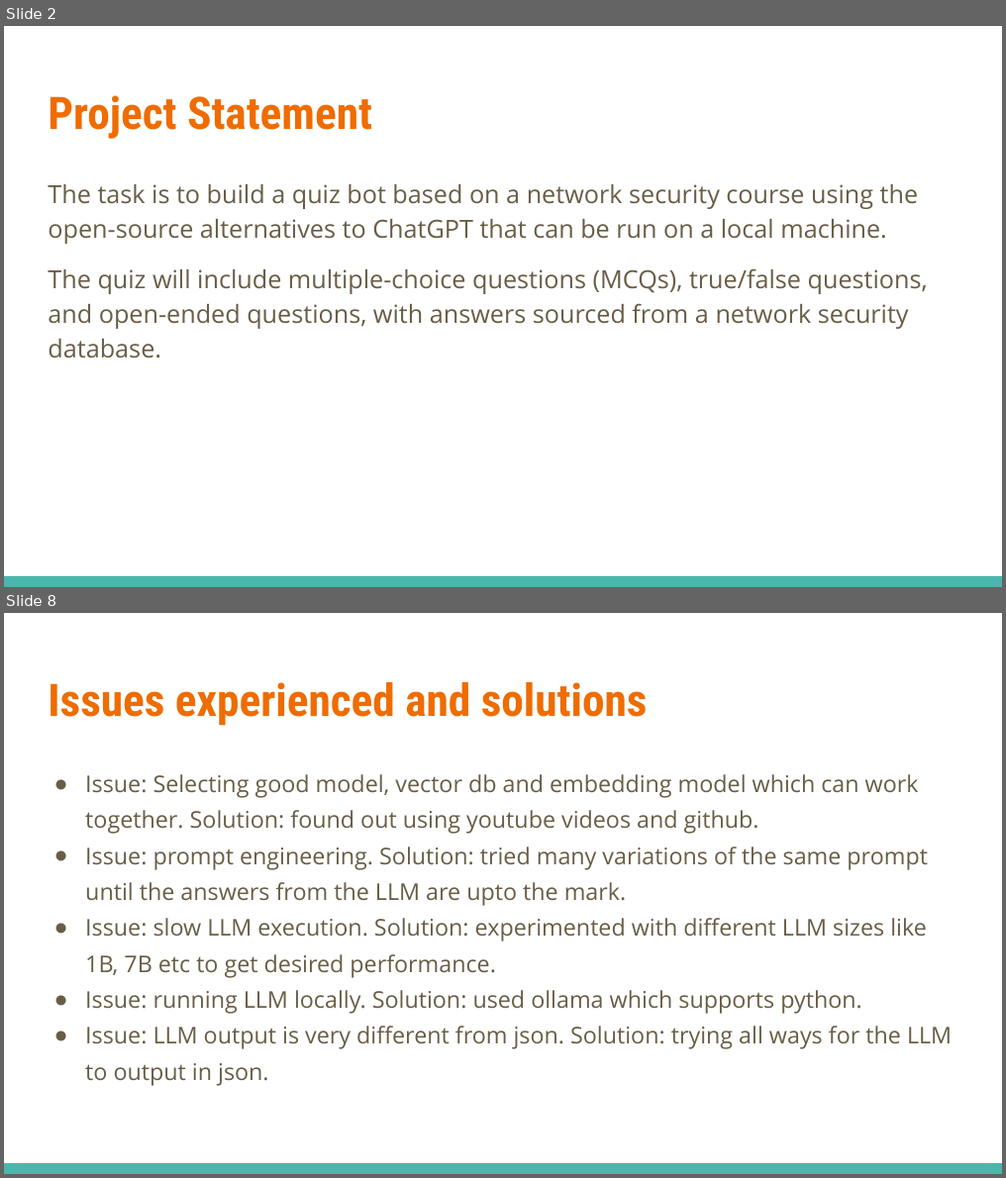
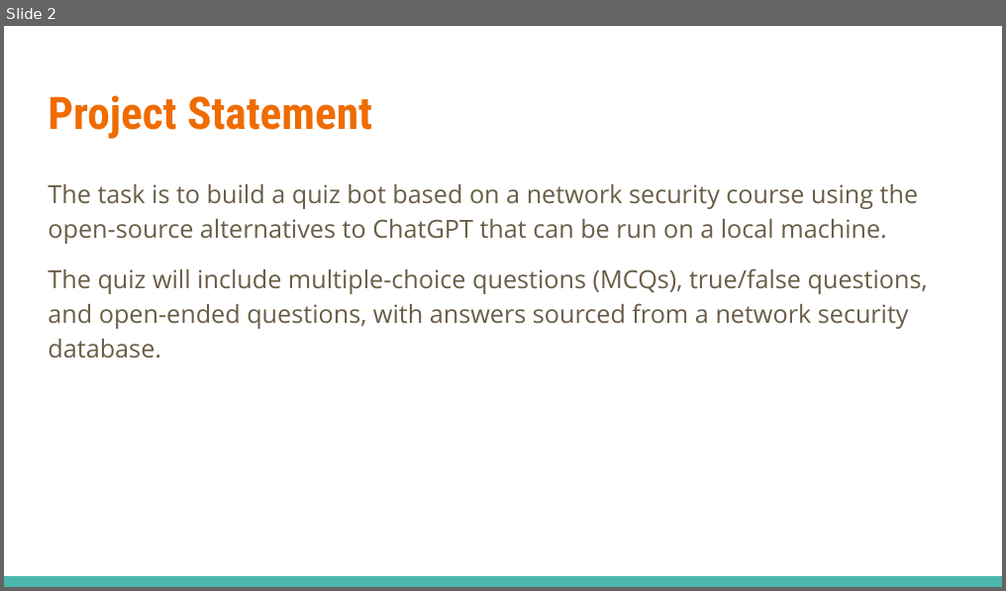
Before and after one commit to tvnikhil/QuizBot, a slide deck: Grp2_presentation.pptx. Shown one above the other, each under a label of ours: slides 2 and 8 before the commit, slide 2 after it; the slides between them are not shown. The pictures are 1006x1178 and 1006x591 pixels, drawn with LibreOffice and Linux fonts; fonts in the diff are those of the drawing. Boxes give left, top, right and bottom in pixels: in the first picture for what was removed or moved away, otherwise in the second. Text is boxed around its words. In the diff, an @@ line names an element or a change of style, - is before the commit and + after.

```diff
--- a/Grp2_presentation.pptx
+++ b/Grp2_presentation.pptx
@@ slide 8 removed at (4,613,1002,1174), background #FFFFFF; not listed: 1 template element that a slide beside it also shows @@
@@ title removed at (48,682,648,726) @@
-Issues experienced and solutions
@@ text removed at (85,774,951,1086) @@
-● Issue: Selecting good model, vector db and embedding model which can work together. Solution: found out using youtube videos and github.
-● Issue: prompt engineering. Solution: tried many variations of the same prompt until the answers from the LLM are upto the mark.
-● Issue: slow LLM execution. Solution: experimented with different LLM sizes like 1B, 7B etc to get desired performance.
-● Issue: running LLM locally. Solution: used ollama which supports python.
-● Issue: LLM output is very different from json. Solution: trying all ways for the LLM to output in json.
```
Also in this commit, not shown: 1 slide changed, 1 slide added, 7 other slides removed, 7 other files.
